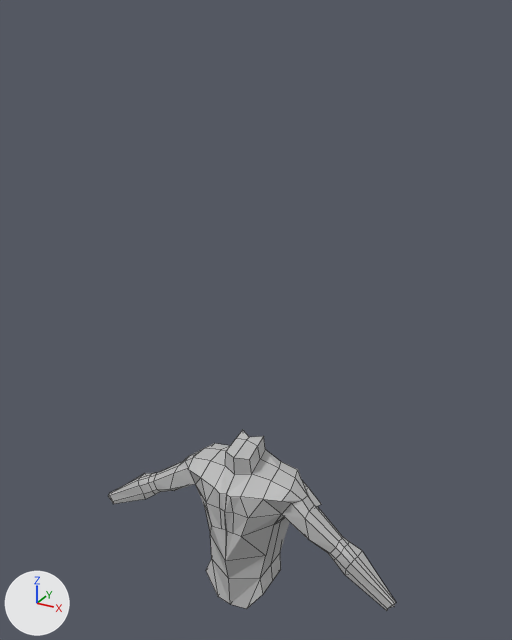
The Blender file human.blend as it was, and as the next commit left it.
Before and after are seen from a 50 mm lens placed at (4.02, -6.93, 4.77), pointed at (0.06, 0.26, 1.18). Lighting does not change. The marker at lower left points along +X, +Y and +Z. Mesh edges are drawn as thin lines.

Before the edit, the objects in view are built like this:
```python
me_cube_001 = bpy.data.meshes.new('Cube.001')
me_cube_001.from_pydata(...)  # 131 vertices, 123 faces; spans x -2.3..0.01, y -0.49..0.55, z -1.0..1.5
me_cube_001.materials.append(mat_material)  # grey #bcbcbc
# before: 0 (-0.74, 0.3, 0.99), 32 (-0.94, 0.09, 0.93) at pixel (188, 456), 65 (-1.06, 0.13, 0.78) at pixel (183, 461), 66 (-1.09, 0.2, 0.6), 94 (-0.88, 0.33, 0.71)
# before: 96 (-0.79, 0.33, 0.76), 98 (-0.97, 0.23, 0.64), 100 (-1.08, 0.21, 0.76) at pixel (185, 458)
# before: 11 (0.0, 0.25, 1.24), 57 (0.0, 0.19, 1.48) at pixel (249, 437)
ob_cube_001 = bpy.data.objects.new('Cube.001', me_cube_001)
ob_cube_001.location = (0.0, 0.0, -2.03)
_m = ob_cube_001.modifiers.new('ミラー', 'MIRROR')
```
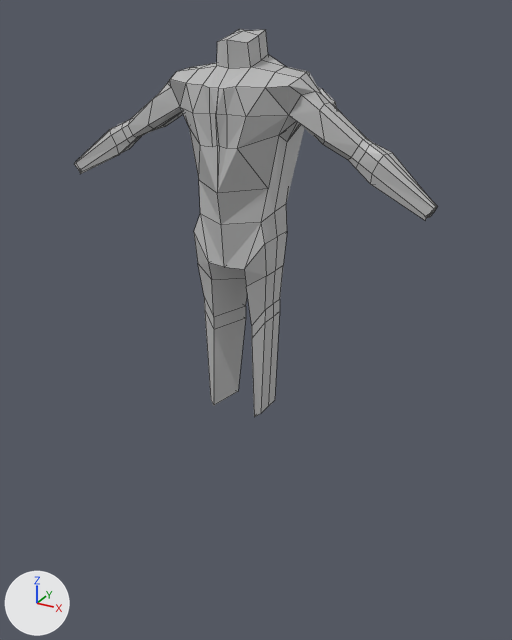
Location of each change, [x1, y1, x2, y2] in pixels of the pictures (512 x 640 px; the box of a moved part takes in the faces that stretch with it):
'Cube.001', reshaped, moved (26% wider, 114% taller)
    before: [108, 430, 396, 611]
    after: [74, 29, 438, 417]
part 1 of me_cube_001, built on
    before: [180, 449, 342, 537]
    after: [300, 72, 338, 110]
part 2 of me_cube_001, added
    after: [194, 231, 287, 417]
part 3 of me_cube_001, moved or reshaped
    before: [236, 430, 263, 445]
    after: [232, 29, 264, 35]

The change, as a diff of the scene's bpy script:
```diff
--- a/human.blend.py
+++ b/human.blend.py
@@ me_cube_001 @@
 # used by ob_cube_001; location = (0.0, 0.0, -2.03)
 # verts and faces of me_cube_001; kept vertices keep their numbers, new ones are numbered from 131
-me_cube_001.from_pydata(...)  # 131 vertices, 123 faces; spans x -2.3..0.01, y -0.49..0.55, z -1.0..1.5
+me_cube_001.from_pydata(...)  # 153 vertices, 146 faces; spans x -2.3..0.01, y -0.49..0.55, z -3.0..1.5
+# me_cube_001 part 1
+delete_faces([(65, 100, 98, 66)])
+verts[0] = (-0.74, 0.25, 0.95)  # moved
+verts[32] = (-0.94, 0.09, 0.89)  # moved
+verts[65] = (-1.05, 0.14, 0.79)  # moved
+verts[66] = (-1.11, 0.17, 0.59)  # moved
+verts[94] = (-0.89, 0.27, 0.71)  # moved
+verts[96] = (-0.79, 0.3, 0.76)  # moved
+verts[98] = (-0.98, 0.25, 0.73)  # moved
+verts[100] = (-1.04, 0.19, 0.82)  # moved
+faces += [(66, 100, 98), (65, 100, 66)]
+# me_cube_001 part 2
+# 17 vertices are added at x -0.46..-0.05, y -0.28..0.33, z -3.0..-1.08
+# 5 new vertices lie (0.0, 0.0, 0.17) away from vertices in x -0.42..-0.1, y -0.21..0.28, z -1.91..-1.69
+# 22 new faces join them
+# me_cube_001 part 3
+verts[11] = (0.0, 0.39, 1.24)  # moved
+verts[57] = (0.0, 0.31, 1.48)  # moved, pixel (253, 30)
 me_cube_001.materials.append(mat_material)
@@ ob_cube_001 @@
 ob_cube_001 = bpy.data.objects.new('Cube.001', me_cube_001)
-ob_cube_001.location = (0.0, 0.0, -2.03)
+ob_cube_001.location = (0.0, 0.0, 3.07)
 _m = ob_cube_001.modifiers.new('ミラー', 'MIRROR')
```
